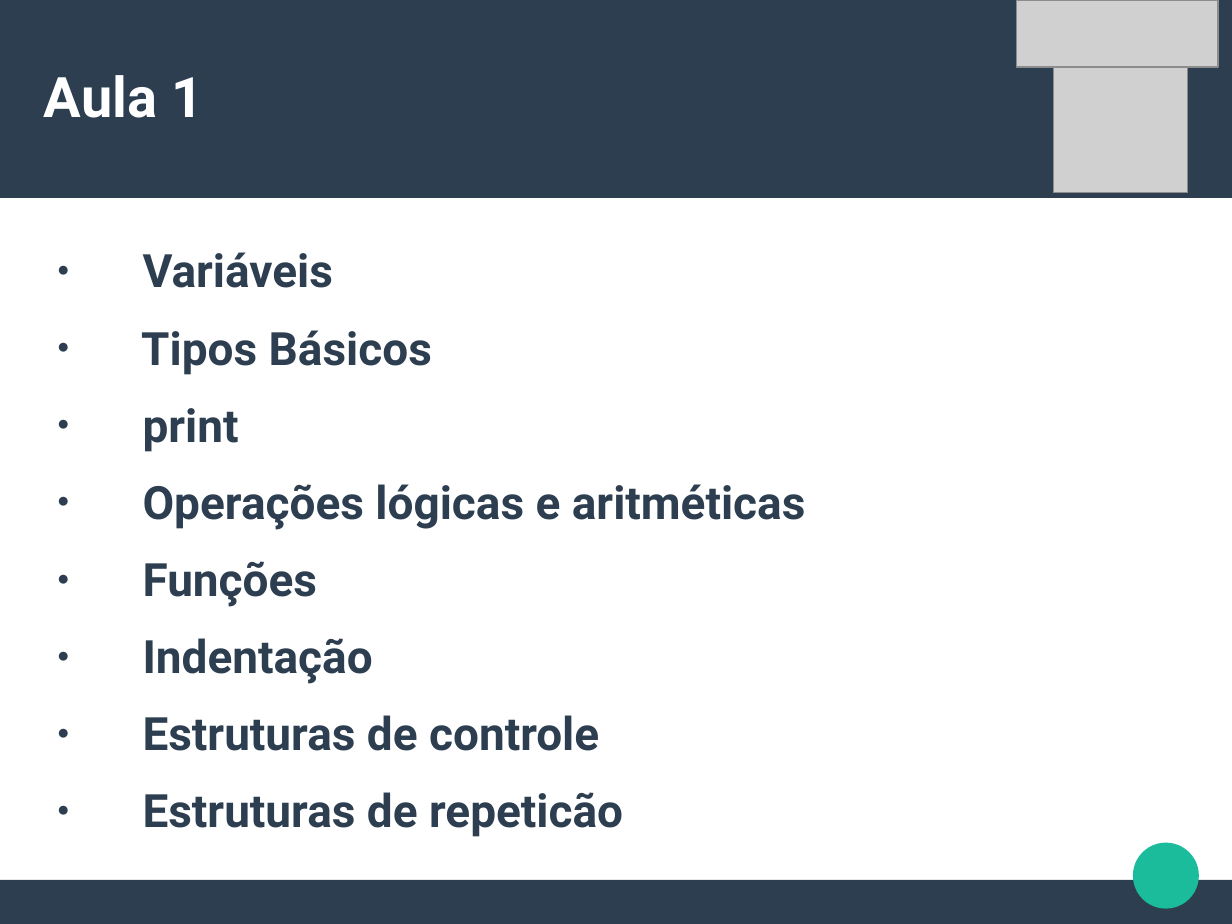
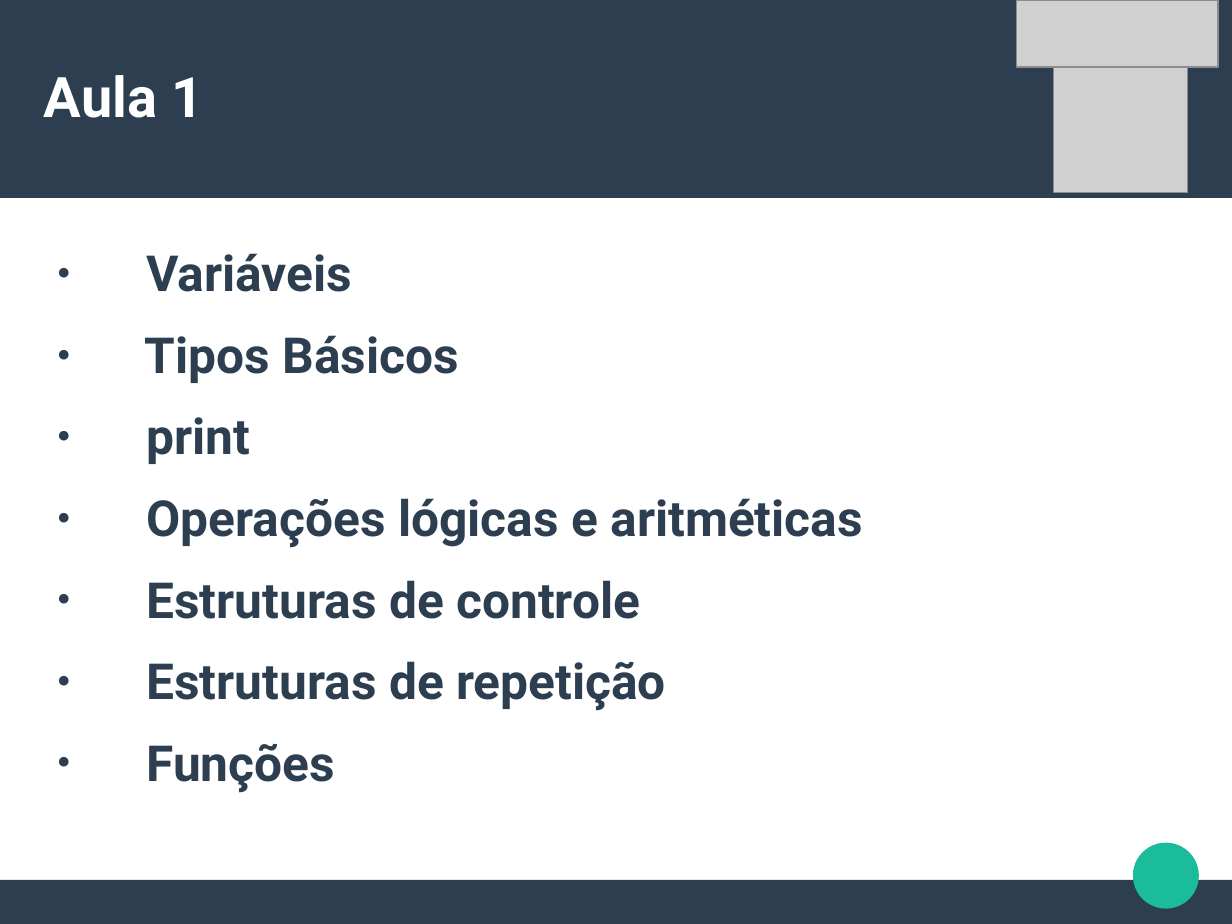
Before and after one commit to CalicoUFSC/minicurso-python, a slide deck: slide 5 of Aula1/Aula1.odp. Drawn at 1232x924 pixels with LibreOffice and Linux fonts; fonts in the diff are those of the drawing; grey boxes stand for pictures. Boxes give left, top, right and bottom in pixels: in the first picture for what was removed or moved away, otherwise in the second. Text is boxed around its words. In the diff, an @@ line names an element or a change of style, - is before the commit and + after.

Commit message:
Update Aula1

```diff
--- a/Aula1/Aula1.odp
+++ b/Aula1/Aula1.odp
@@ text at (145, 253, 863, 792): size 29.6 to 32 pt in "Variáveis", "Tipos Básicos", "print", "Operações lógicas e aritméticas" and 1 more places @@
@@ text at (146, 580, 666, 711): paragraphs added @@
+● Estruturas de controle
+● Estruturas de repetição
@@ text at (143, 638, 623, 837): paragraphs removed @@
-● Indentação
-● Estruturas de controle
-● Estruturas de repeticão
```
Also in this commit, not shown: 10 other slides changed, 3 slides added, 2 slides removed, 5 other files.
